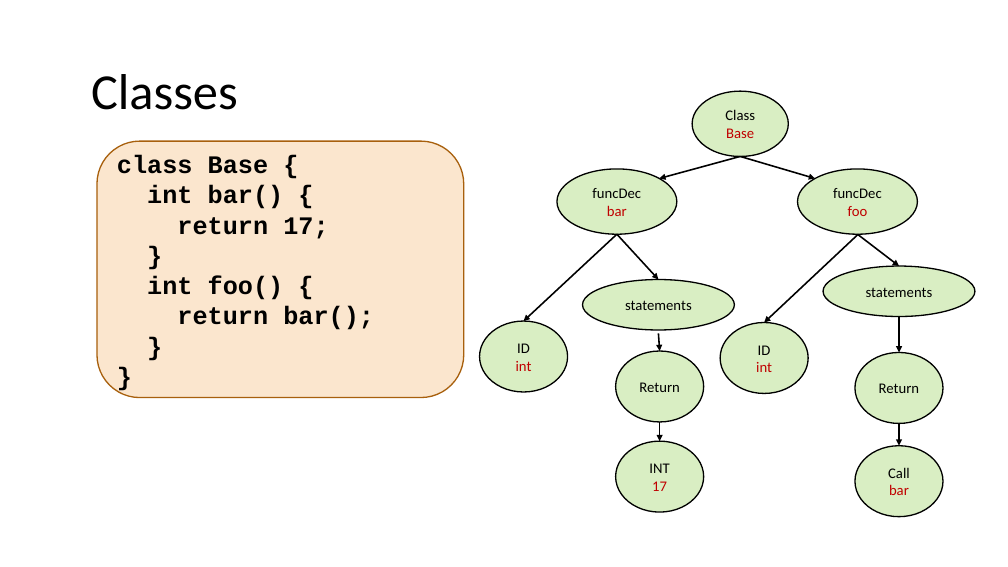
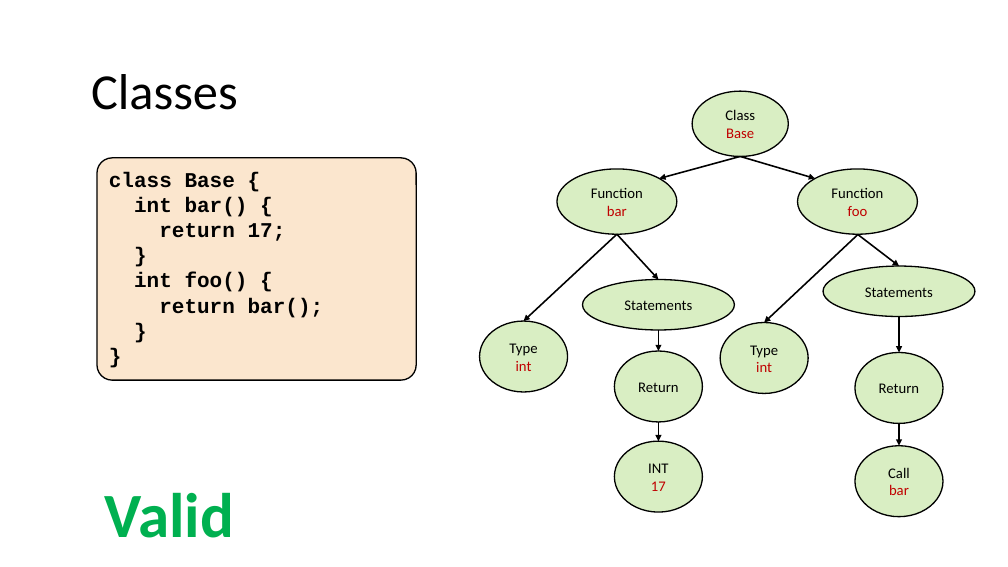
Before and after one commit to nivshani/compilation, a slide deck: slide 97 of slides/semantic.pptx (slide 94 before the commit). Drawn at 1008x567 pixels with LibreOffice and Linux fonts; fonts in the diff are those of the drawing. Boxes give left, top, right and bottom in pixels: in the first picture for what was removed or moved away, otherwise in the second. Text is boxed around its words. In the diff, an @@ line names an element or a change of style, - is before the commit and + after.

```diff
--- a/slides/semantic.pptx
+++ b/slides/semantic.pptx
@@ rounded rectangle "class Base {": place and size @@
-rounded rectangle "class Base {" at [97,141,464,398]
+rounded rectangle "class Base {" at [97,158,416,380]
@@ rounded rectangle "class Base {" at [97,158,416,380]: size 24 to 20 pt; vertical alignment middle to top; outline #A9610D 1.25 pt to #000000 1.25 pt; proportions changed @@
@@ text in ellipse at [591,188,643,198]: text changed @@
-funcDec
+Function
@@ text in ellipse at [831,188,883,198]: text changed @@
-funcDec
+Function
@@ text in ellipse at [865,287,933,297]: text changed @@
-statements
+Statements
@@ text in ellipse at [624,300,692,310]: text changed @@
-statements
+Statements
@@ text in ellipse at [509,343,537,356]: text changed @@
-ID
+Type
@@ arrow moved from (659, 333) - (660, 351) to (659, 330) - (659, 351) @@
@@ text in ellipse at [750,345,778,358]: text changed @@
-ID
+Type
@@ text added at [104,492,233,538], 60 pt, text #00B050, bold @@
+Valid
```
Also in this commit, not shown: 112 other slides changed, 2 slides added, 1 other file.
